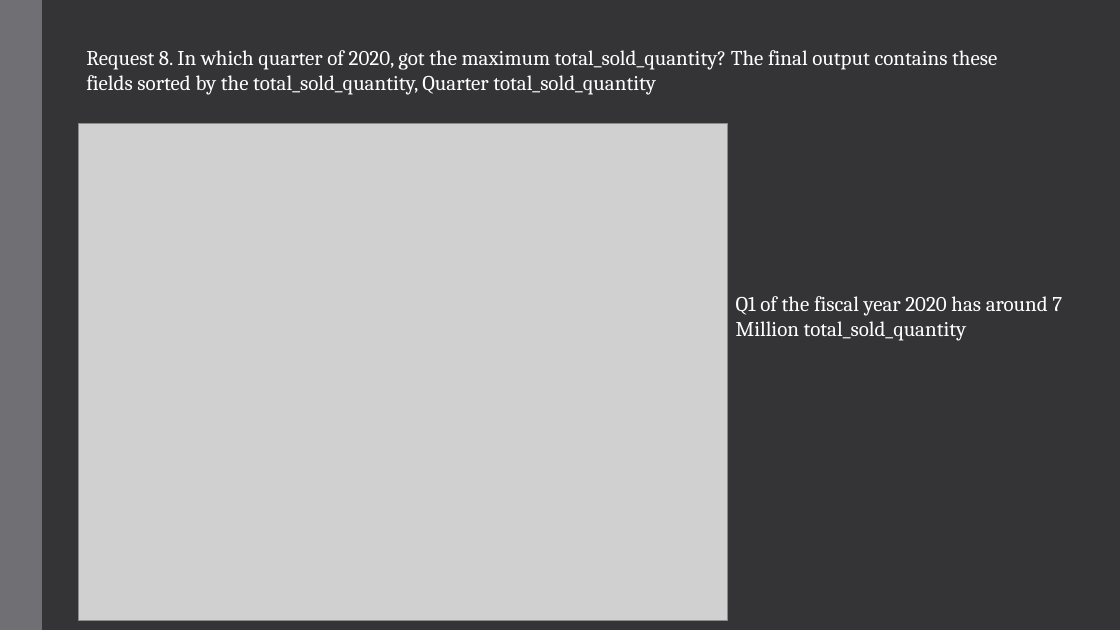
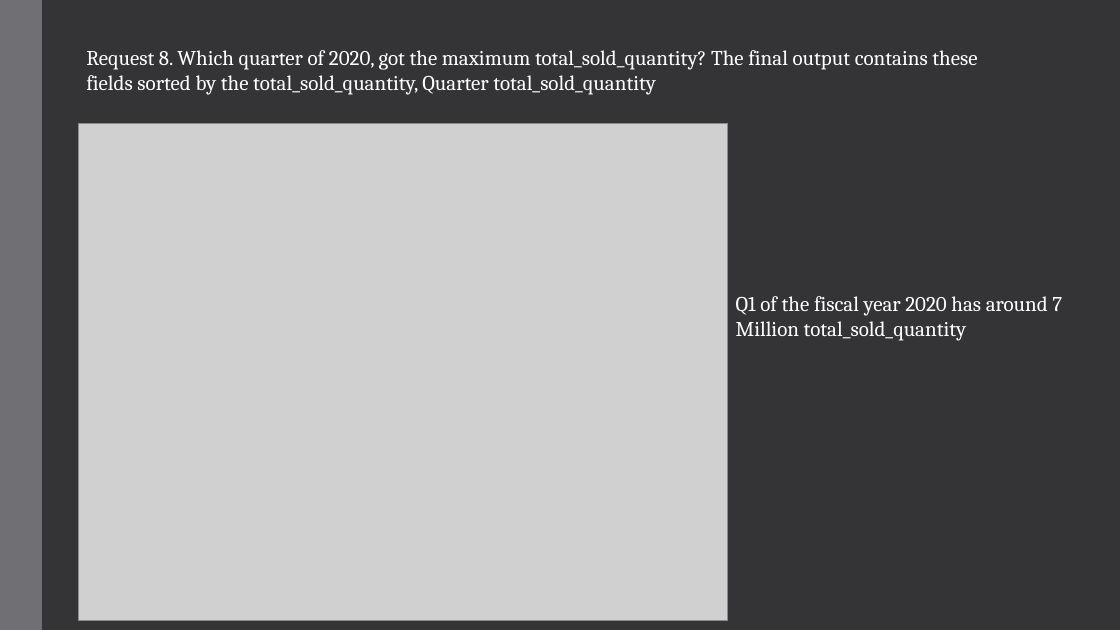
Before and after one commit to Anni0223/SQL-Project-AtliQ_ad-hoc_insights-, a slide deck: slide 12 of Solutions_presentation.pptx. Drawn at 1120x630 pixels with LibreOffice and Linux fonts; fonts in the diff are those of the drawing; grey boxes stand for pictures. Boxes give left, top, right and bottom in pixels: in the first picture for what was removed or moved away, otherwise in the second. Text is boxed around its words. In the diff, an @@ line names an element or a change of style, - is before the commit and + after.

```diff
--- a/Solutions_presentation.pptx
+++ b/Solutions_presentation.pptx
@@ text at box(86, 50, 977, 95): text changed @@
-Request 8. In which quarter of 2020, got the maximum total_sold_quantity? The final output contains these fields sorted by the total_sold_quantity, Quarter total_sold_quantity
+Request 8. Which quarter of 2020, got the maximum total_sold_quantity? The final output contains these fields sorted by the total_sold_quantity, Quarter total_sold_quantity
```
Also in this commit, not shown: 1 other slide changed, 5 other files.
